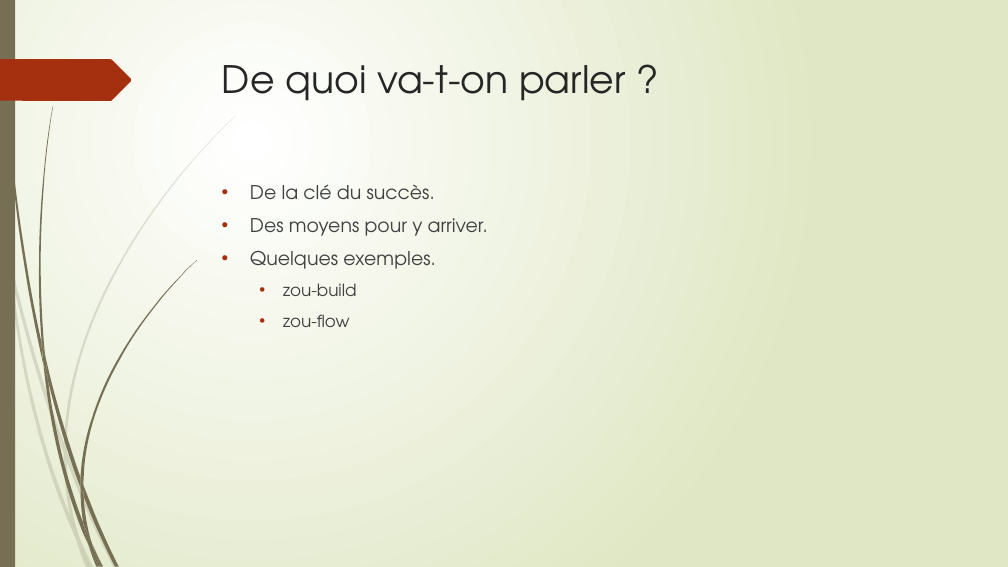
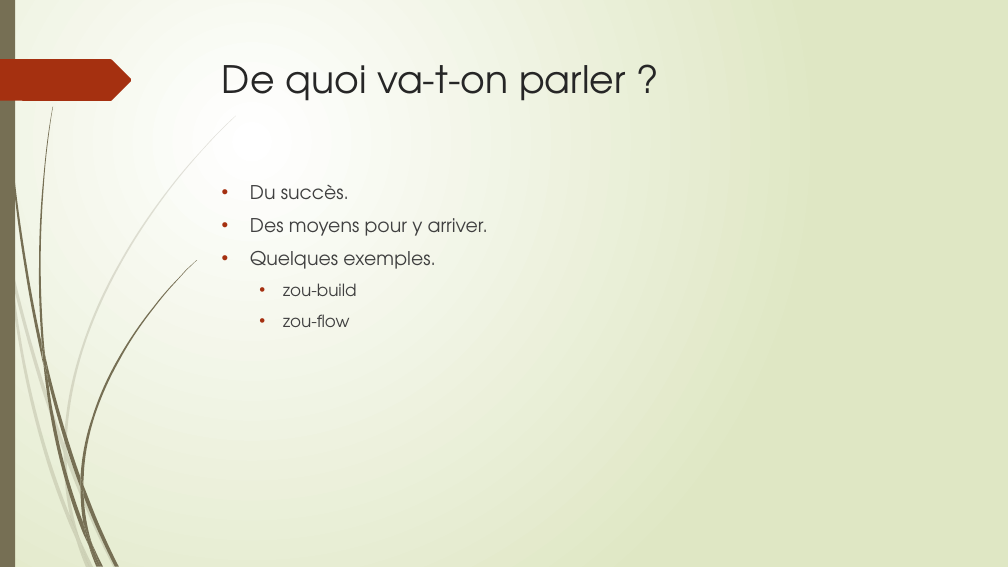
Before and after one commit to epsitec-sa/zou, a slide deck: slide 3 of .Documentation/zou ou la recette du succès.pptx. Drawn at 1008x567 pixels with LibreOffice and Linux fonts; fonts in the diff are those of the drawing. Boxes give left, top, right and bottom in pixels: in the first picture for what was removed or moved away, otherwise in the second. Text is boxed around its words. In the diff, an @@ line names an element or a change of style, - is before the commit and + after.

```diff
--- a/.Documentation/zou ou la recette du succès.pptx
+++ b/.Documentation/zou ou la recette du succès.pptx
@@ text at <box>250,185,349,199</box>: text changed @@
-• De la clé du succès.
+• Du succès.
```
Also in this commit, not shown: 6 other slides changed, 3 slides added.
